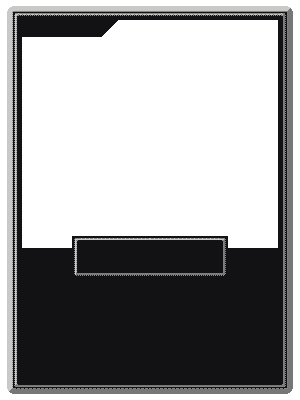
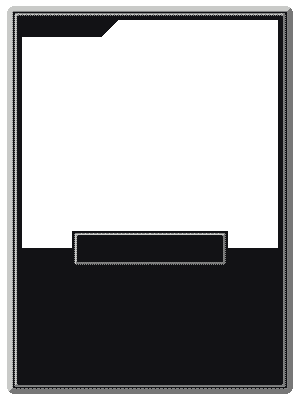
Layered file, before and after one edit (300 × 400). Changes by layer:
painted on "레이어 2" over [left=72, top=231, right=228, bottom=276]
